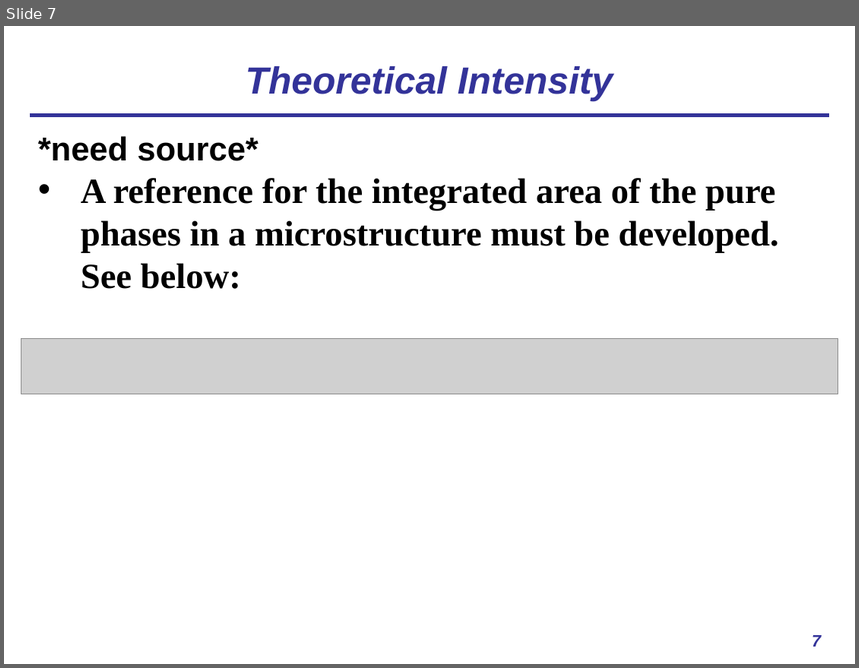
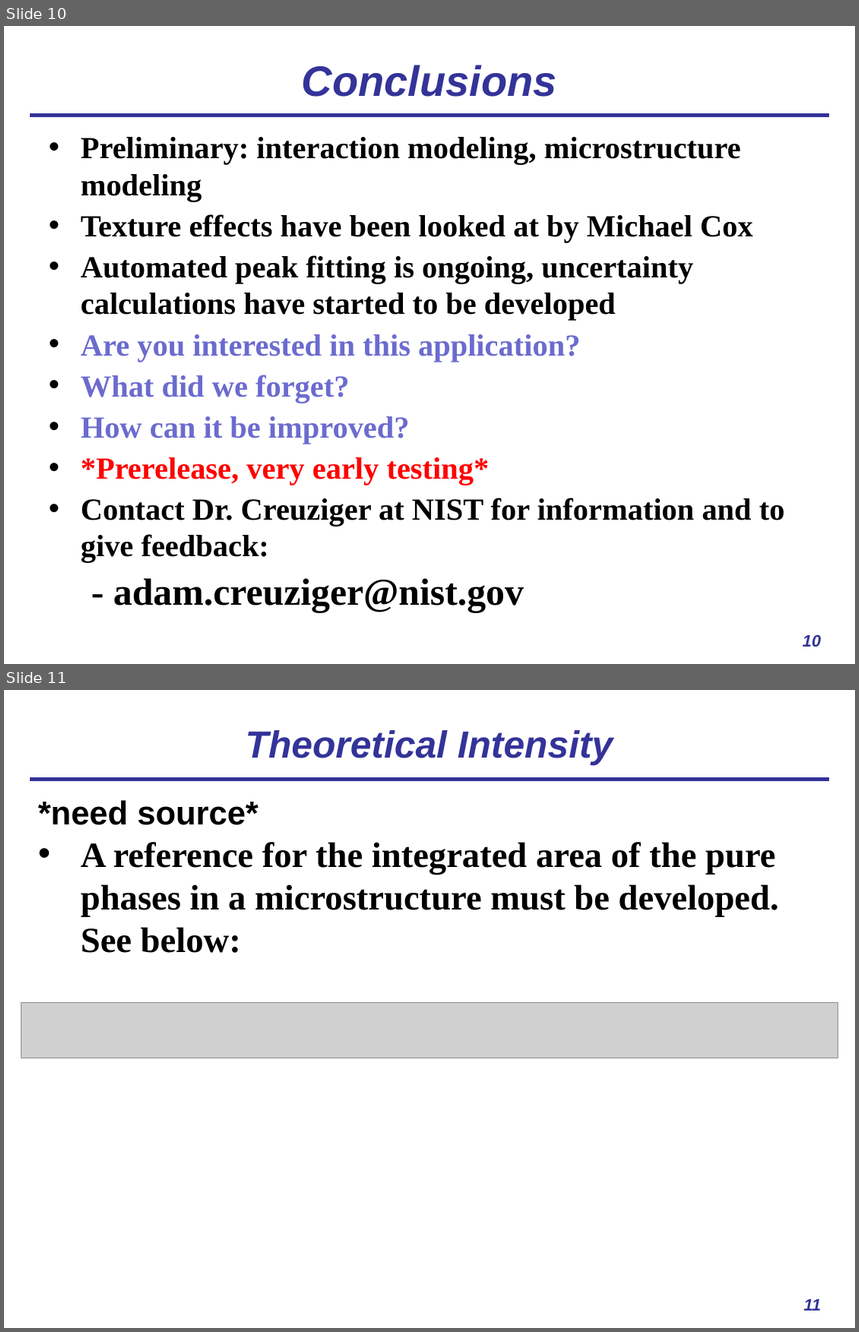
Before and after one commit to usnistgov/AusteniteCalculator, a slide deck: ASPPRC_presentation.pptx. Shown one above the other, each under a label of ours: slide 7 before the commit, slides 10 and 11 after it. The pictures are 859x668 and 859x1332 pixels, drawn with LibreOffice and Linux fonts; fonts in the diff are those of the drawing; grey boxes stand for pictures. Boxes give left, top, right and bottom in pixels: in the first picture for what was removed or moved away, otherwise in the second. Text is boxed around its words. In the diff, an @@ line names an element or a change of style, - is before the commit and + after.

```diff
--- a/ASPPRC_presentation.pptx
+++ b/ASPPRC_presentation.pptx
@@ slide 10 added at (x1=4, y1=26, x2=855, y2=664), background #FFFFFF; not listed: 1 template element that a slide beside it also shows @@
@@ title added at (x1=302, y1=65, x2=557, y2=97), 36 pt, text #333399, bold, italic @@
+Conclusions
@@ text added at (x1=81, y1=137, x2=785, y2=613), 26 pt, text #000000, bold @@
+• Preliminary: interaction modeling, microstructure modeling
+• Texture effects have been looked at by Michael Cox
+• Automated peak fitting is ongoing, uncertainty calculations have started to be developed
+• Are you interested in this application?
+• What did we forget?
+• How can it be improved?
+• *Prerelease, very early testing*
+• Contact Dr. Creuziger at NIST for information and to give feedback:
+  - adam.creuziger@nist.gov
@@ page number added at (x1=803, y1=636, x2=821, y2=647), 14 pt, text #333399, bold, italic @@
+10
@@ what was slide 7 is now slide 11 @@
@@ page number at (x1=804, y1=1300, x2=822, y2=1311): text changed @@
-7
+11
```
Also in this commit, not shown: 5 slides changed, 5 other slides added, 2 slides removed.
